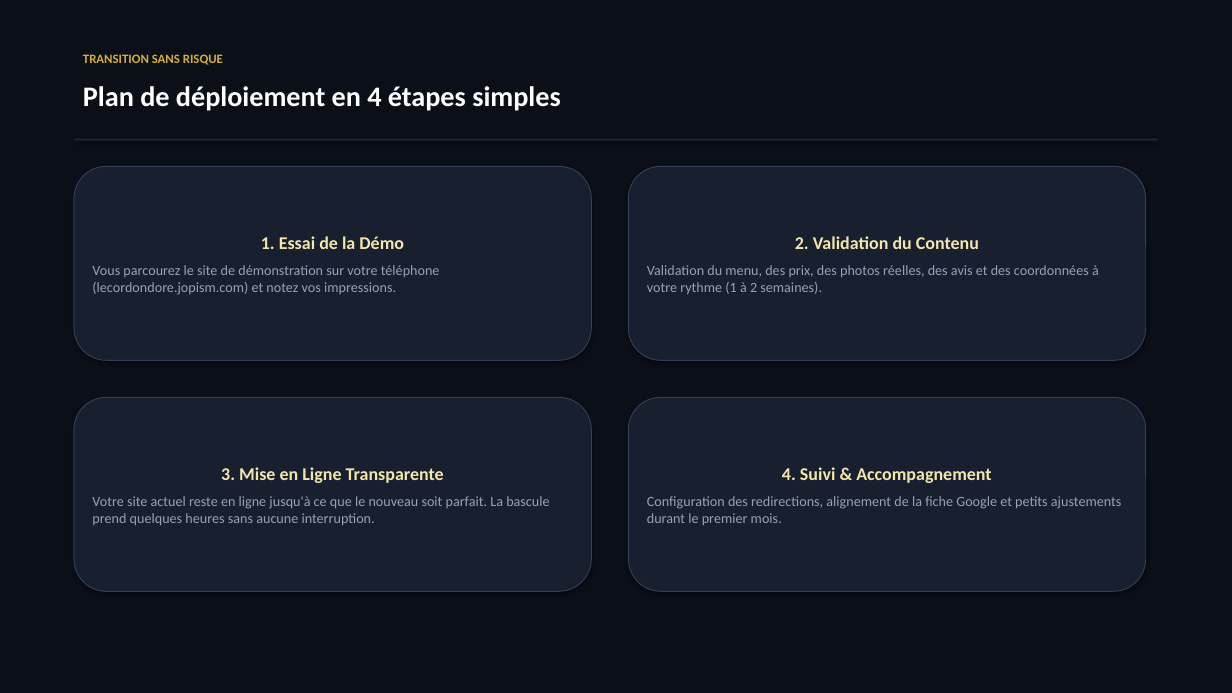
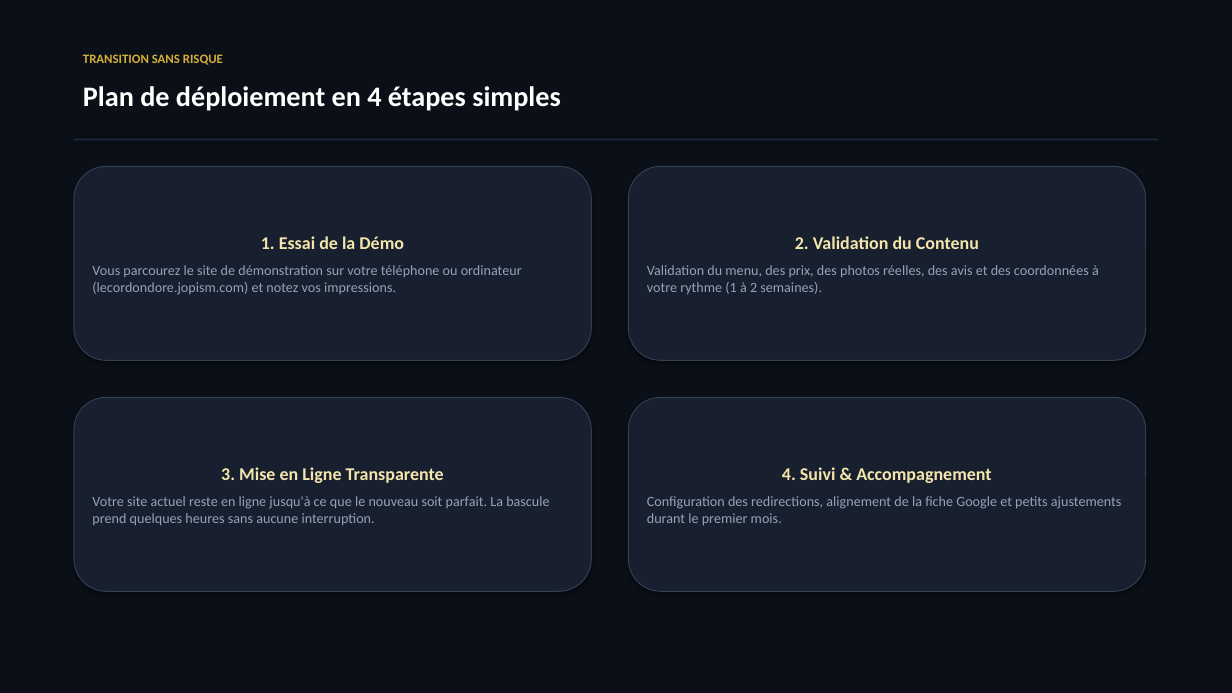
Before and after one commit to JopPank/le-cordon-dore, a slide deck: slide 8 of Presentation-Le-Cordon-Dore.pptx. Drawn at 1232x693 pixels with LibreOffice and Linux fonts; fonts in the diff are those of the drawing. Boxes give left, top, right and bottom in pixels: in the first picture for what was removed or moved away, otherwise in the second. Text is boxed around its words. In the diff, an @@ line names an element or a change of style, - is before the commit and + after.

```diff
--- a/Presentation-Le-Cordon-Dore.pptx
+++ b/Presentation-Le-Cordon-Dore.pptx
@@ text in rounded rectangle at <box>92,265,522,295</box>: text changed @@
-Vous parcourez le site de démonstration sur votre téléphone (lecordondore.jopism.com) et notez vos impressions.
+Vous parcourez le site de démonstration sur votre téléphone ou ordinateur (lecordondore.jopism.com) et notez vos impressions.
```
Also in this commit, not shown: 7 other slides changed, 13 other files.
